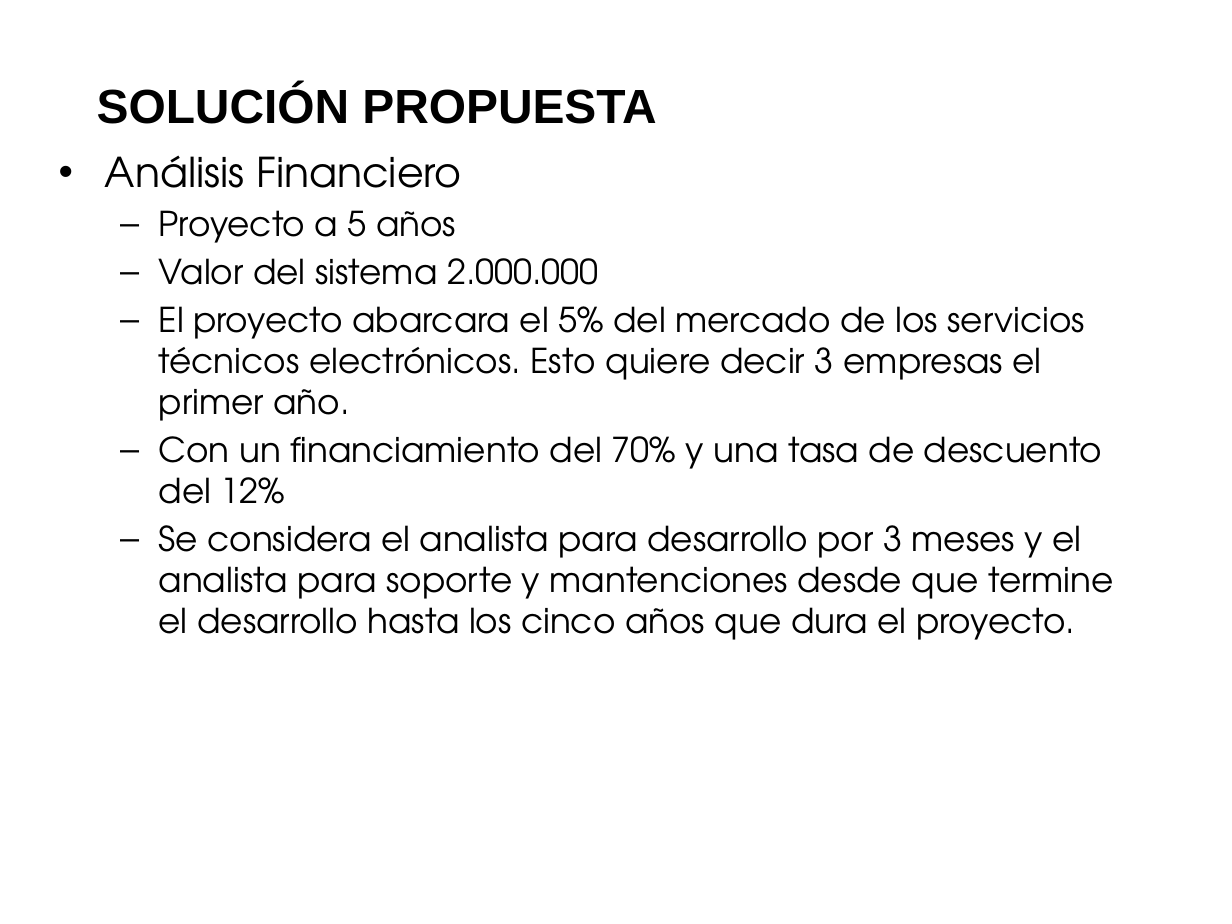
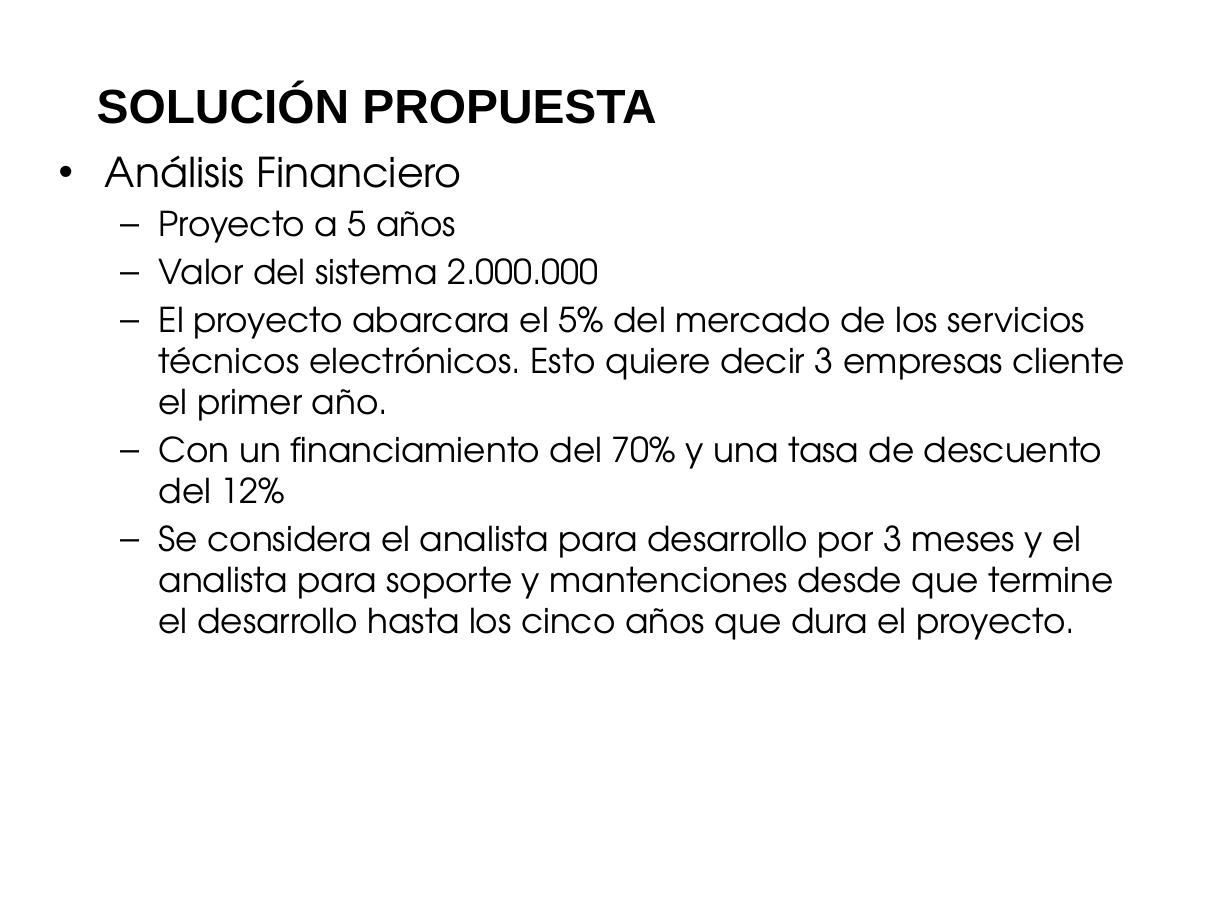
Before and after one commit to saburto/sigset, a slide deck: slide 16 of sigset/documentos/Documentos finales/Presentacion.pptx. Drawn at 1232x924 pixels with LibreOffice and Linux fonts; fonts in the diff are those of the drawing; background and template pictures are left out. Boxes give left, top, right and bottom in pixels: in the first picture for what was removed or moved away, otherwise in the second. Text is boxed around its words. In the diff, an @@ line names an element or a change of style, - is before the commit and + after.

```diff
--- a/sigset/documentos/Documentos finales/Presentacion.pptx
+++ b/sigset/documentos/Documentos finales/Presentacion.pptx
@@ text at (159,306,1125,421): text changed @@
-  – El proyecto abarcara el 5% del mercado de los servicios técnicos electrónicos. Esto quiere decir 3 empresas el primer año.
+  – El proyecto abarcara el 5% del mercado de los servicios técnicos electrónicos. Esto quiere decir 3 empresas cliente el primer año.
```
Also in this commit, not shown: 2 other slides changed.
